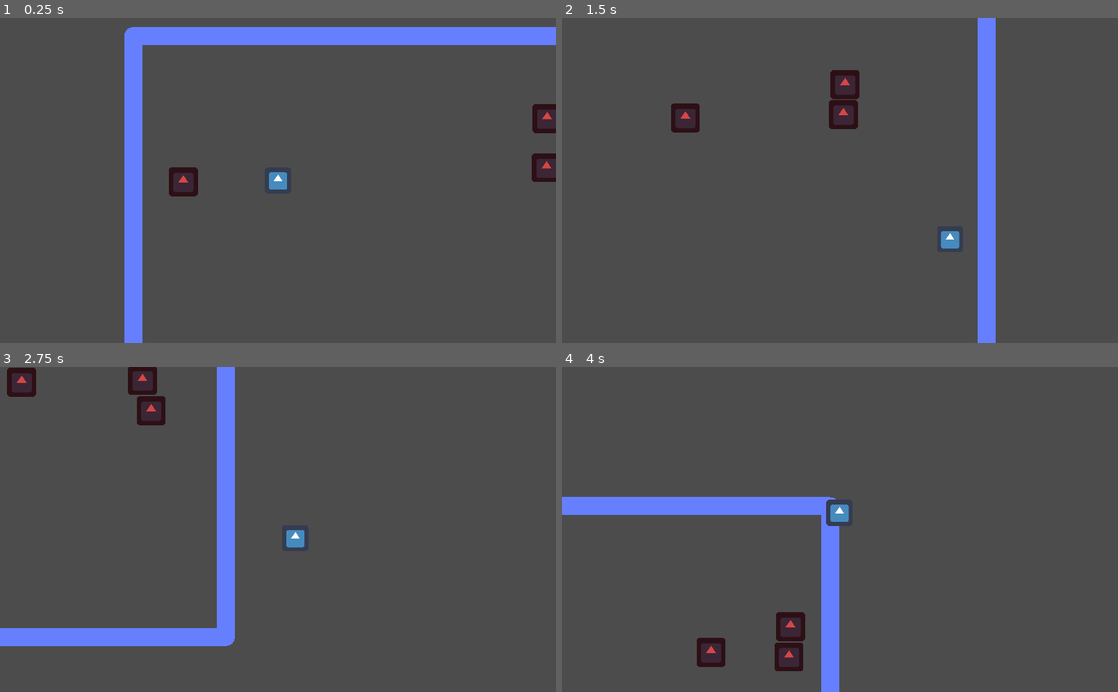
Above: before the commit, frames 1-4 (two rows, left to right).
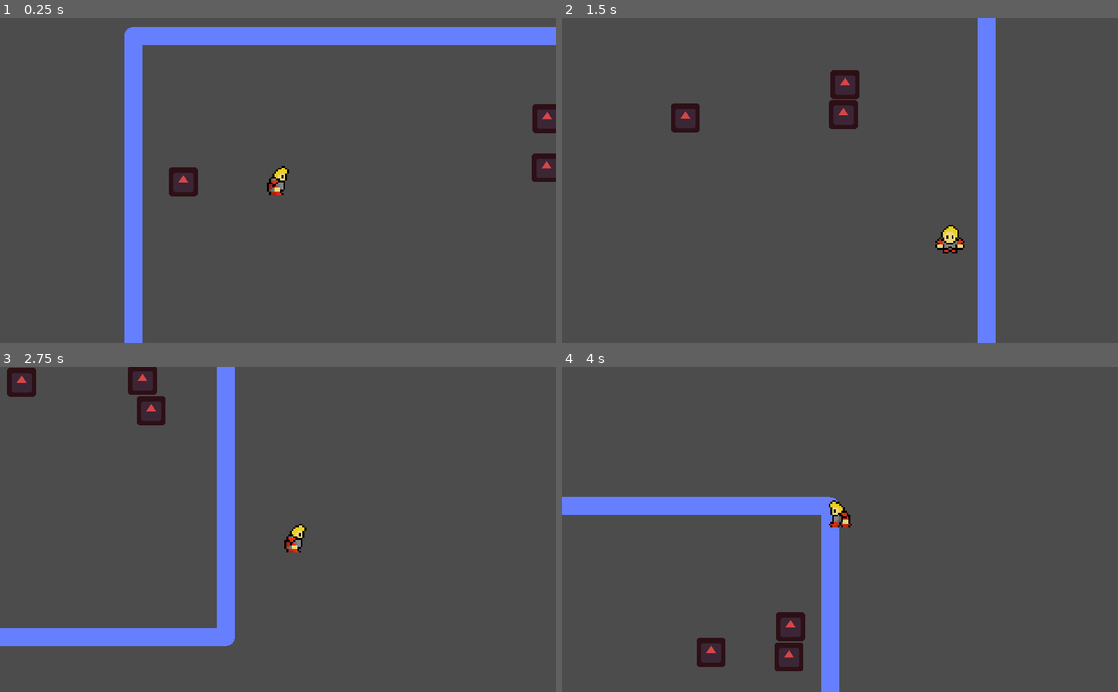
Above: after the commit, the same moments.

Repository: ectucker1/ksufalljam2020
Game: Godot game, scene res://Arena/Arena.tscn
Two runs of this game, one before a commit and one after it. Both use one fixed random seed, a clock stepped at 60 frames per second and the inputs below. The engine's default icon, where the game draws it, is replaced by a stand-in: a white triangle on a blue panel in a dark square.
Inputs (mouse positions are in pixels of both pictures, inside the frame that each line leads up to):
- Up to frame 1 (0.25 s): no input
- Up to frame 2 (1.5 s): move the mouse to (962, 164) at 0.52 s; press the mouse at (962, 164) at 0.53 s; hold D (move_right) 0.53-1.28 s; move the mouse to (728, 196) at 1.27 s; release the mouse at (728, 196) at 1.28 s; hold S (move_down) from 1.28 s (still down); right-click (728, 196) at 1.35 s
- Up to frame 3 (2.75 s): move the mouse to (333, 458) at 2.02 s; release S (move_down) at 2.03 s; press the mouse at (333, 458) at 2.03 s; hold D (move_right) from 2.03 s (still down)
- Up to frame 4 (4 s): move the mouse to (812, 594) at 2.77 s; release D (move_right) at 2.78 s; release the mouse at (812, 594) at 2.78 s; hold W (move_up) 2.78-3.53 s; right-click (812, 594) at 2.85 s; move the mouse to (1006, 578) at 3.52 s; press the mouse at (1006, 578) at 3.53 s; hold A (move_left) from 3.53 s (still down)

The runs differ from the first frame. In frame 1, 0.3% of the frame differs, in the area x 48-52%, y 45-55%; in frame 2, 0.3%; in frame 3, 0.3%; in frame 4, 0.3%, in the area x 47-53%, y 40-50%.

Commit message:
Programmed in the player animation

Diff:
--- a/player/player.gd
+++ b/player/player.gd
@@ -45,6 +45,20 @@
 		secondary_active.process(delta)
 	for passive in passives:
 		passive.process(delta)
+
+	$Sprites/RightSprite.visible = false
+	$Sprites/LeftSprite.visible = false
+	$Sprites/UpSprite.visible = false
+	$Sprites/DownSprite.visible = false
+	match get_facing():
+		GlobalConsts.DIR_RIGHT:
+			$Sprites/RightSprite.visible = true
+		GlobalConsts.DIR_LEFT:
+			$Sprites/LeftSprite.visible = true
+		GlobalConsts.DIR_UP:
+			$Sprites/UpSprite.visible = true
+		GlobalConsts.DIR_DOWN:
+			$Sprites/DownSprite.visible = true
 
 # Called at a fixed rate. 'delta' is the elapsed time since the previous call.
 func _physics_process(delta):
--- a/player/player.tscn
+++ b/player/player.tscn
@@ -1,7 +1,7 @@
-[gd_scene load_steps=15 format=2]
+[gd_scene load_steps=17 format=2]
 
 [ext_resource path="res://player/player.gd" type="Script" id=1]
-[ext_resource path="res://icon.png" type="Texture" id=2]
+[ext_resource path="res://player/walkcycles.png" type="Texture" id=2]
 [ext_resource path="res://player/enemy_damage_area.gd" type="Script" id=3]
 [ext_resource path="res://player/mutations/basic_attack.tscn" type="PackedScene" id=4]
 [ext_resource path="res://player/shake_camera.gd" type="Script" id=5]
@@ -32,7 +32,7 @@
 resource_name = "Hurt"
 length = 0.2
 tracks/0/type = "value"
-tracks/0/path = NodePath("Sprites/Sprite:modulate")
+tracks/0/path = NodePath("Sprites/RightSprite:modulate")
 tracks/0/interp = 1
 tracks/0/loop_wrap = true
 tracks/0/imported = false
@@ -44,12 +44,71 @@
 "values": [ Color( 1, 0, 0, 1 ), Color( 1, 1, 1, 1 ) ]
 }
 
+[sub_resource type="Animation" id=10]
+resource_name = "Walk"
+length = 0.6
+loop = true
+tracks/0/type = "value"
+tracks/0/path = NodePath("Sprites/RightSprite:frame")
+tracks/0/interp = 1
+tracks/0/loop_wrap = true
+tracks/0/imported = false
+tracks/0/enabled = true
+tracks/0/keys = {
+"times": PoolRealArray( 0, 0.2, 0.4 ),
+"transitions": PoolRealArray( 1, 1, 1 ),
+"update": 1,
+"values": [ 9, 10, 11 ]
+}
+tracks/1/type = "value"
+tracks/1/path = NodePath("Sprites/LeftSprite:frame")
+tracks/1/interp = 1
+tracks/1/loop_wrap = true
+tracks/1/imported = false
+tracks/1/enabled = true
+tracks/1/keys = {
+"times": PoolRealArray( 0, 0.2, 0.4 ),
+"transitions": PoolRealArray( 1, 1, 1 ),
+"update": 1,
+"values": [ 6, 7, 8 ]
+}
+tracks/2/type = "value"
+tracks/2/path = NodePath("Sprites/DownSprite:frame")
+tracks/2/interp = 1
+tracks/2/loop_wrap = true
+tracks/2/imported = false
+tracks/2/enabled = true
+tracks/2/keys = {
+"times": PoolRealArray( 0, 0.2, 0.4 ),
+"transitions": PoolRealArray( 1, 1, 1 ),
+"update": 1,
+"values": [ 0, 1, 2 ]
+}
+tracks/3/type = "value"
+tracks/3/path = NodePath("Sprites/UpSprite:frame")
+tracks/3/interp = 1
+tracks/3/loop_wrap = true
+tracks/3/imported = false
+tracks/3/enabled = true
+tracks/3/keys = {
+"times": PoolRealArray( 0, 0.2, 0.4 ),
+"transitions": PoolRealArray( 1, 1, 1 ),
+"update": 1,
+"values": [ 3, 4, 5 ]
+}
+
 [sub_resource type="AnimationNodeAnimation" id=5]
 animation = "Hurt"
 
 [sub_resource type="AnimationNodeOneShot" id=6]
 
+[sub_resource type="AnimationNodeAnimation" id=11]
+animation = "Walk"
+
 [sub_resource type="AnimationNodeStateMachine" id=8]
+states/Walk/node = SubResource( 11 )
+states/Walk/position = Vector2( 468.333, 91.6667 )
+start_node = "Walk"
 
 [sub_resource type="AnimationNodeBlendTree" id=7]
 graph_offset = Vector2( -652.145, 101.333 )
@@ -74,9 +133,40 @@
 
 [node name="Sprites" type="Node2D" parent="."]
 
-[node name="Sprite" type="Sprite" parent="Sprites"]
-scale = Vector2( 0.15, 0.15 )
-texture = ExtResource( 2 )
+[node name="RightSprite" type="Sprite" parent="Sprites"]
+texture = ExtResource( 2 )
+vframes = 4
+hframes = 3
+frame = 9
+__meta__ = {
+"_edit_lock_": true
+}
+
+[node name="LeftSprite" type="Sprite" parent="Sprites"]
+visible = false
+texture = ExtResource( 2 )
+vframes = 4
+hframes = 3
+frame = 6
+__meta__ = {
+"_edit_lock_": true
+}
+
+[node name="UpSprite" type="Sprite" parent="Sprites"]
+visible = false
+texture = ExtResource( 2 )
+vframes = 4
+hframes = 3
+frame = 3
+__meta__ = {
+"_edit_lock_": true
+}
+
+[node name="DownSprite" type="Sprite" parent="Sprites"]
+visible = false
+texture = ExtResource( 2 )
+vframes = 4
+hframes = 3
 __meta__ = {
 "_edit_lock_": true
 }
@@ -112,6 +202,7 @@
 
 [node name="AnimationPlayer" type="AnimationPlayer" parent="."]
 anims/Hurt = SubResource( 4 )
+anims/Walk = SubResource( 10 )
 
 [node name="AnimationTree" type="AnimationTree" parent="."]
 tree_root = SubResource( 7 )
Binary file added: player/walkcycles.png
Not shown, added: player/walkcycles.png.import
